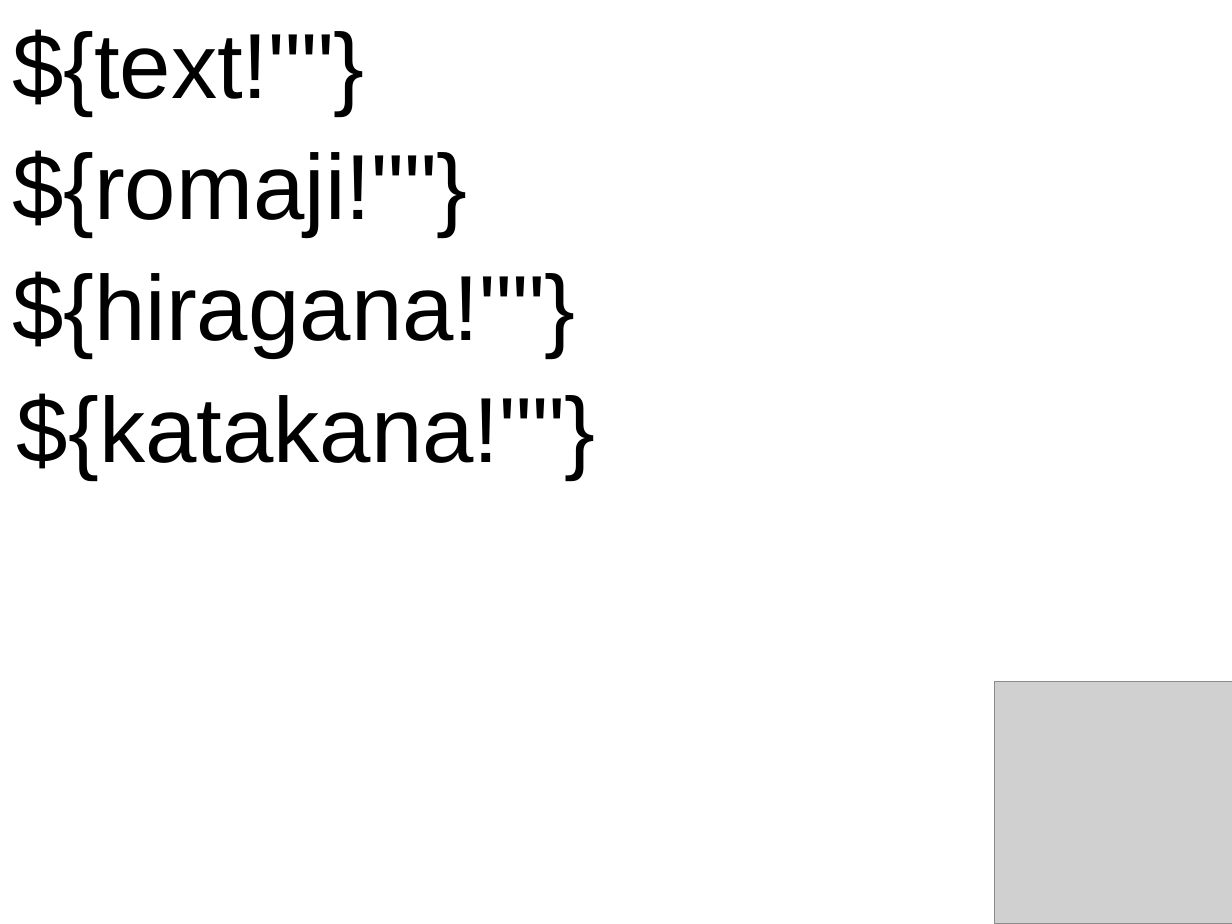
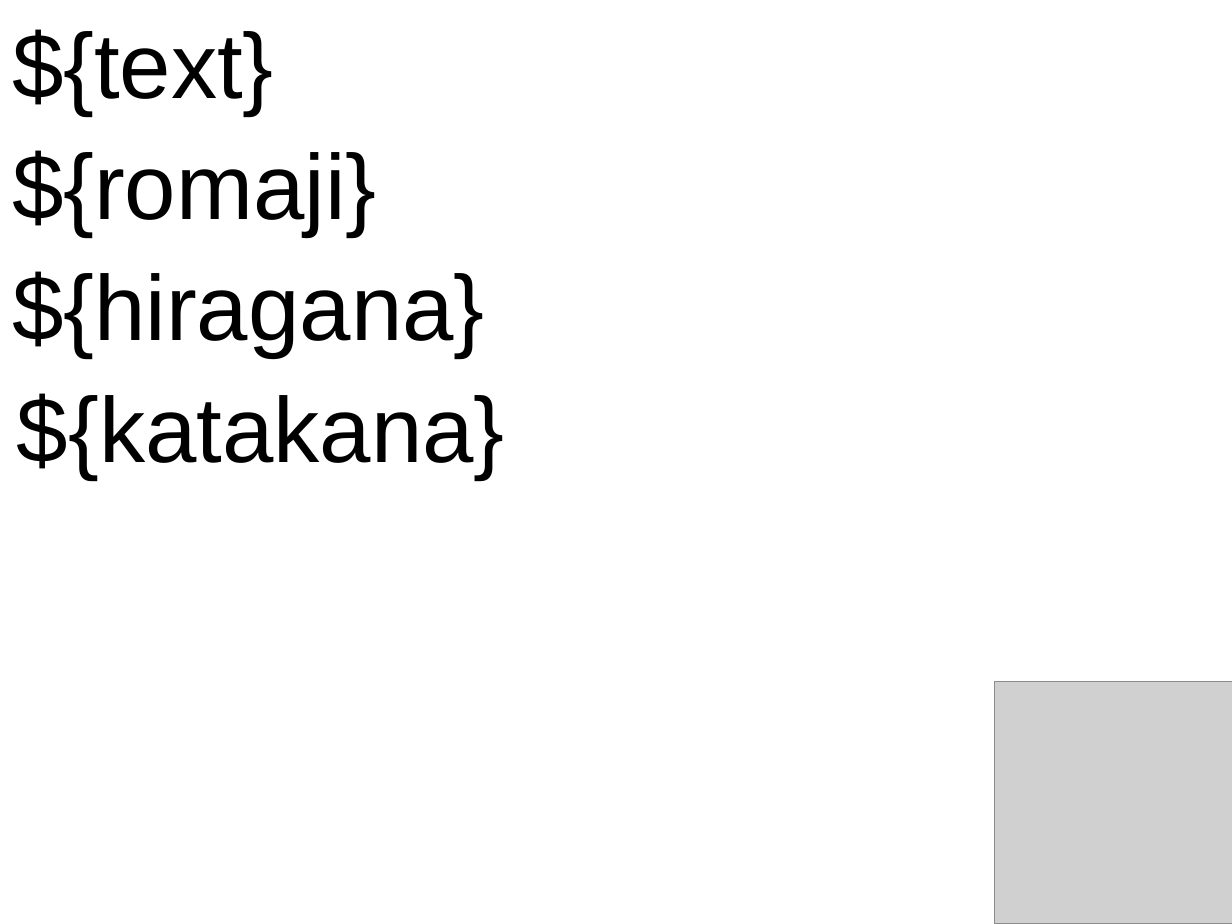
Before and after one commit to asdf913/voice-manager, a slide deck: slide 1 of src/main/resources/template.odp. Drawn at 1232x924 pixels with LibreOffice and Linux fonts; fonts in the diff are those of the drawing; grey boxes stand for pictures. Boxes give left, top, right and bottom in pixels: in the first picture for what was removed or moved away, otherwise in the second. Text is boxed around its words. In the diff, an @@ line names an element or a change of style, - is before the commit and + after.

Commit message:
Update "template.odp" presentation template file

```diff
--- a/src/main/resources/template.odp
+++ b/src/main/resources/template.odp
@@ text at (12,29,274,115): text changed @@
-${text!""}
+${text}
@@ text at (12,150,376,236): text changed @@
-${romaji!""}
+${romaji}
@@ text at (12,271,484,357): text changed @@
-${hiragana!""}
+${hiragana}
@@ text at (17,393,505,479): text changed @@
-${katakana!""}
+${katakana}
```
